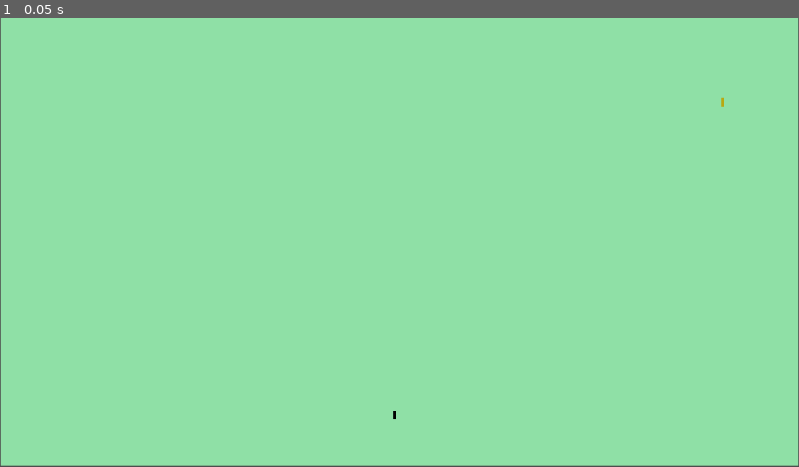
Above: before the commit, frame 1.
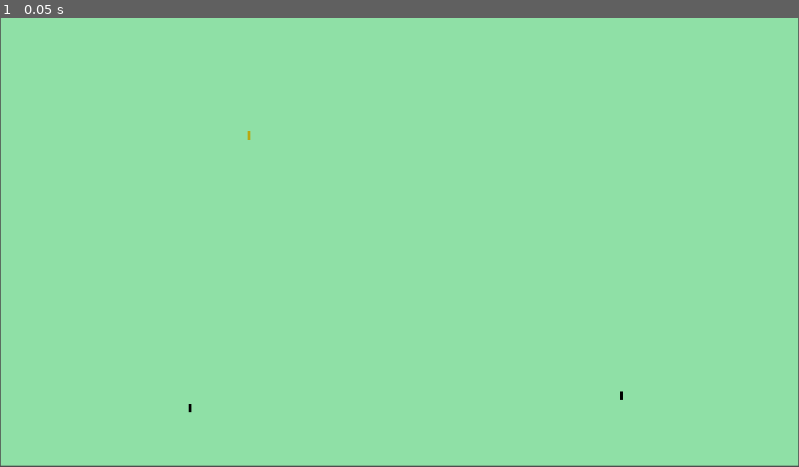
Above: after the commit, the same moment.

Repository: vixinxiviir/GapInTheLine
Game: Godot game, scene res://game_map.tscn
Same seed, same stepped clock (60 frames per second), same inputs: the game is played once before the commit and once after it.
Inputs:
- Up to frame 1 (0.05 s): no input

The runs differ from the first frame. In frame 1, less than 0.1% of the frame differs, in the area x 23-91%, y 17-90%.

Commit message:
Added ant selection functionality

Diff:
--- a/ant.gd
+++ b/ant.gd
@@ -1,7 +1,12 @@
 extends CharacterBody2D
 
+enum movementStates {IDLE, GET_FRUIT, RETURN_HOME}
+enum selectionStates {UNSELECTED, SELECTED}
+var _mState : int = movementStates.IDLE
+var _sState : int = selectionStates.UNSELECTED
+
+
 @export var antSpeed = 25
-@onready var ant = get_parent().get_node("Ant")
 @onready var fruit = get_parent().get_node("fruit")
 # Called when the node enters the scene tree for the first time.
 @onready var antDirection = Vector2(
@@ -9,9 +14,17 @@
 		randf_range(-1,1)
 	)
 
+func check_selection():
+	pass
 
 # Called every frame. 'delta' is the elapsed time since the previous frame.
 func _physics_process(delta):
-	var fruitDirection = ant.global_position.direction_to(fruit.global_position)
-	velocity = fruitDirection * antSpeed
+	if self._sState == selectionStates.SELECTED:
+
+		look_at(fruit.global_position)
+		var fruitDirection = global_position.direction_to(fruit.global_position)
+		velocity = fruitDirection * antSpeed
+	else:
+		velocity = Vector2(0,0)
+
 	move_and_slide()
--- a/ant.tscn
+++ b/ant.tscn
@@ -1,6 +1,7 @@
-[gd_scene load_steps=3 format=3 uid="uid://y00buqdu4h7x"]
+[gd_scene load_steps=4 format=3 uid="uid://y00buqdu4h7x"]
 
 [ext_resource type="Script" path="res://ant.gd" id="1_bcdjn"]
+[ext_resource type="Script" path="res://antBody.gd" id="2_w61ba"]
 
 [sub_resource type="CapsuleShape2D" id="CapsuleShape2D_1ggkf"]
 radius = 3.0
@@ -16,3 +17,4 @@
 [node name="Polygon2D" type="Polygon2D" parent="."]
 color = Color(0, 0, 0, 1)
 polygon = PackedVector2Array(-2, -6, 2, -6, 2, 6, -2, 6)
+script = ExtResource("2_w61ba")
--- /dev/null
+++ b/antBody.gd
@@ -0,0 +1 @@
+extends Polygon2D
--- /dev/null
+++ b/game_map.gd
@@ -0,0 +1,33 @@
+extends Node2D
+
+var ants = []
+var antsIndex = 0
+var children = []
+var activeAnt : CharacterBody2D = null
+
+func _ready():
+	children = get_children()
+	for child in children:
+		if child is CharacterBody2D:
+			ants.append(child)
+
+func _physics_process(delta):
+	if Input.is_action_just_pressed('switchAnt'):
+		if activeAnt == null:
+			activeAnt = ants[antsIndex]
+		else:
+			if antsIndex == len(ants) - 1:
+				antsIndex = 0
+			else:
+				antsIndex += 1
+			activeAnt = ants[antsIndex]
+	for ant in ants:
+
+		if ant._sState == ant.selectionStates.SELECTED:
+			ant._sState = ant.selectionStates.UNSELECTED
+		if ant == activeAnt:
+			ant._sState = ant.selectionStates.SELECTED
+		print(ant._sState)
+
+
+	#print(activeAnt)
--- a/game_map.tscn
+++ b/game_map.tscn
@@ -1,10 +1,12 @@
-[gd_scene load_steps=4 format=3 uid="uid://by7y7rp3nucfr"]
+[gd_scene load_steps=5 format=3 uid="uid://by7y7rp3nucfr"]
 
 [ext_resource type="PackedScene" uid="uid://y00buqdu4h7x" path="res://ant.tscn" id="1_0886c"]
+[ext_resource type="Script" path="res://game_map.gd" id="1_a7krg"]
 [ext_resource type="Script" path="res://Timer.gd" id="2_th8bn"]
 [ext_resource type="PackedScene" uid="uid://cyg8x8ty8nk8" path="res://fruit.tscn" id="3_o7qeg"]
 
 [node name="GameMap" type="Node2D"]
+script = ExtResource("1_a7krg")
 
 [node name="ColorRect" type="ColorRect" parent="."]
 z_index = -5
@@ -17,7 +19,10 @@
 script = ExtResource("2_th8bn")
 
 [node name="Ant" parent="." instance=ExtResource("1_0886c")]
-position = Vector2(568, 574)
+position = Vector2(274, 563)
 
 [node name="fruit" parent="." instance=ExtResource("3_o7qeg")]
-position = Vector2(1042, 122)
+position = Vector2(359, 170)
+
+[node name="Ant2" parent="." instance=ExtResource("1_0886c")]
+position = Vector2(896, 545)
--- a/project.godot
+++ b/project.godot
@@ -15,6 +15,14 @@
 config/features=PackedStringArray("4.2", "GL Compatibility")
 config/icon="res://icon.svg"
 
+[input]
+
+switchAnt={
+"deadzone": 0.5,
+"events": [Object(InputEventKey,"resource_local_to_scene":false,"resource_name":"","device":-1,"window_id":0,"alt_pressed":false,"shift_pressed":false,"ctrl_pressed":false,"meta_pressed":false,"pressed":false,"keycode":0,"physical_keycode":4194309,"key_label":0,"unicode":0,"echo":false,"script":null)
+]
+}
+
 [rendering]
 
 renderer/rendering_method="gl_compatibility"
